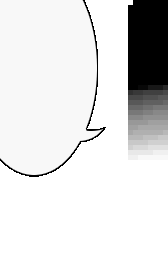
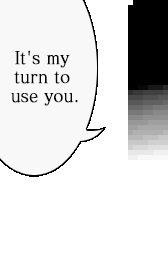
Two versions of the same layered image (168x256). Layer-by-layer changes:
added layer "It's my turn to use you." above "Layer 1" over [11, 50, 78, 106]
